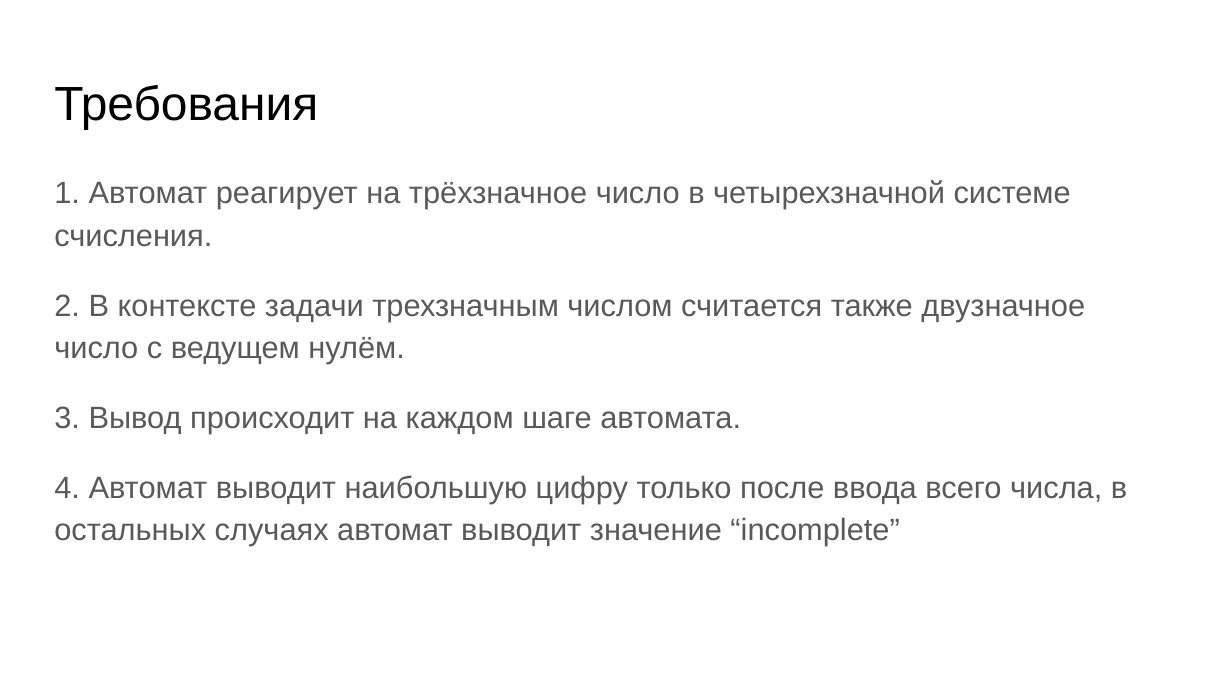
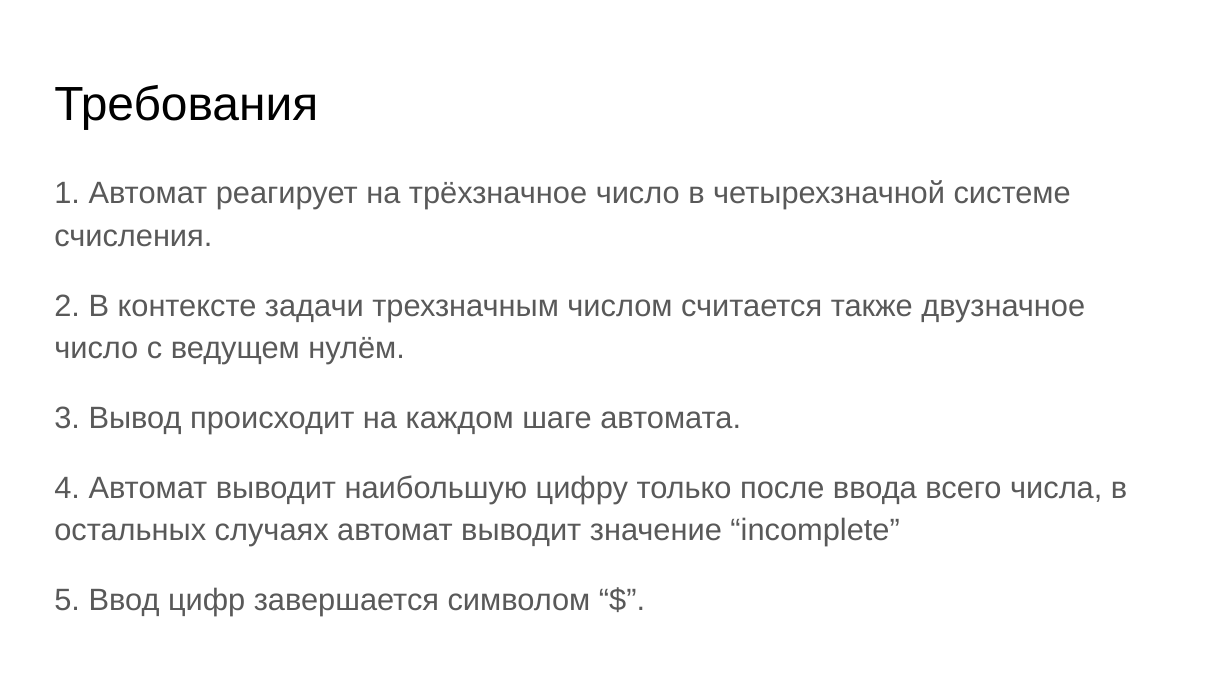
Before and after one commit to stnrepin/ta-term-project, a slide deck: slide 3 of discussion/discussion.pptx. Drawn at 1232x693 pixels with LibreOffice and Linux fonts; fonts in the diff are those of the drawing. Boxes give left, top, right and bottom in pixels: in the first picture for what was removed or moved away, otherwise in the second. Text is boxed around its words. In the diff, an @@ line names an element or a change of style, - is before the commit and + after.

```diff
--- a/discussion/discussion.pptx
+++ b/discussion/discussion.pptx
@@ text at (54, 587, 591, 616): paragraph added @@
+5. Ввод цифр завершается символом “$”.
```
Also in this commit, not shown: 2 other files.
